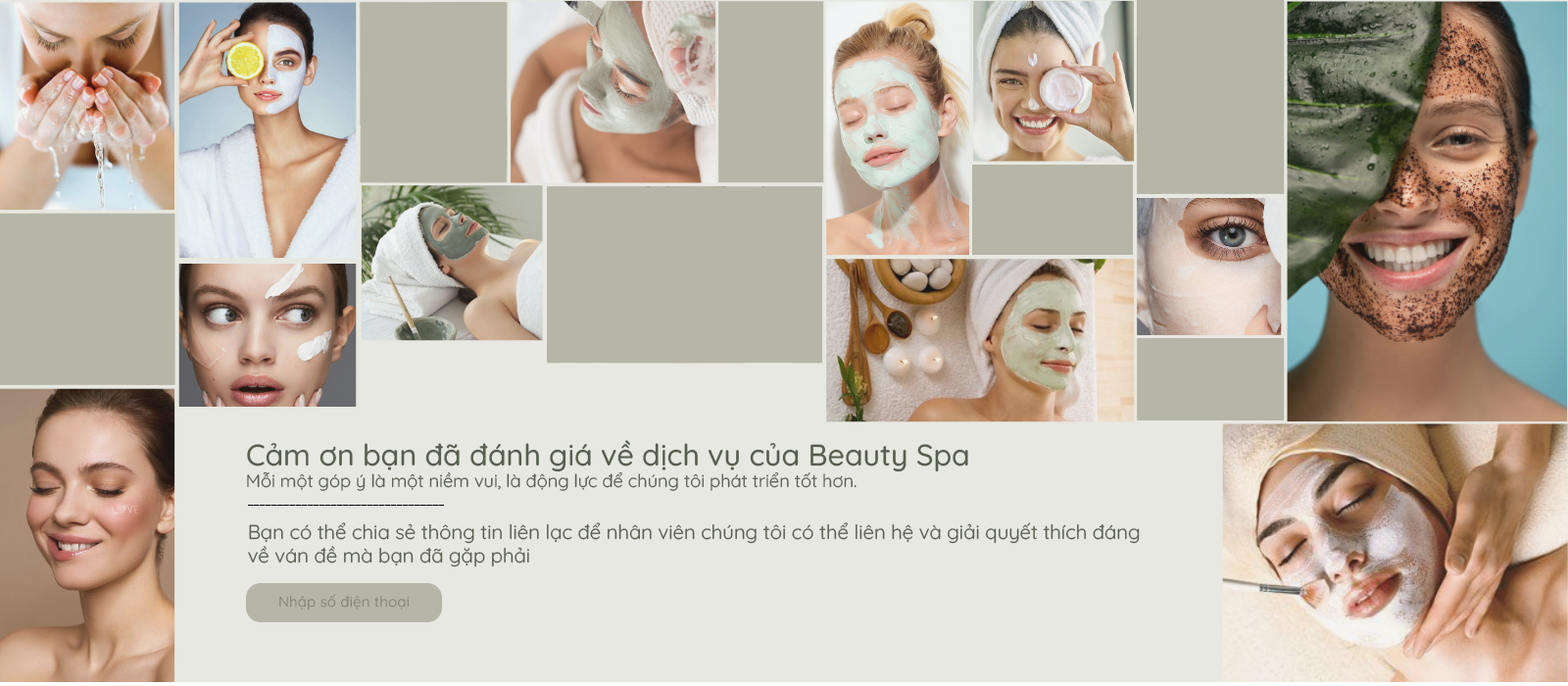
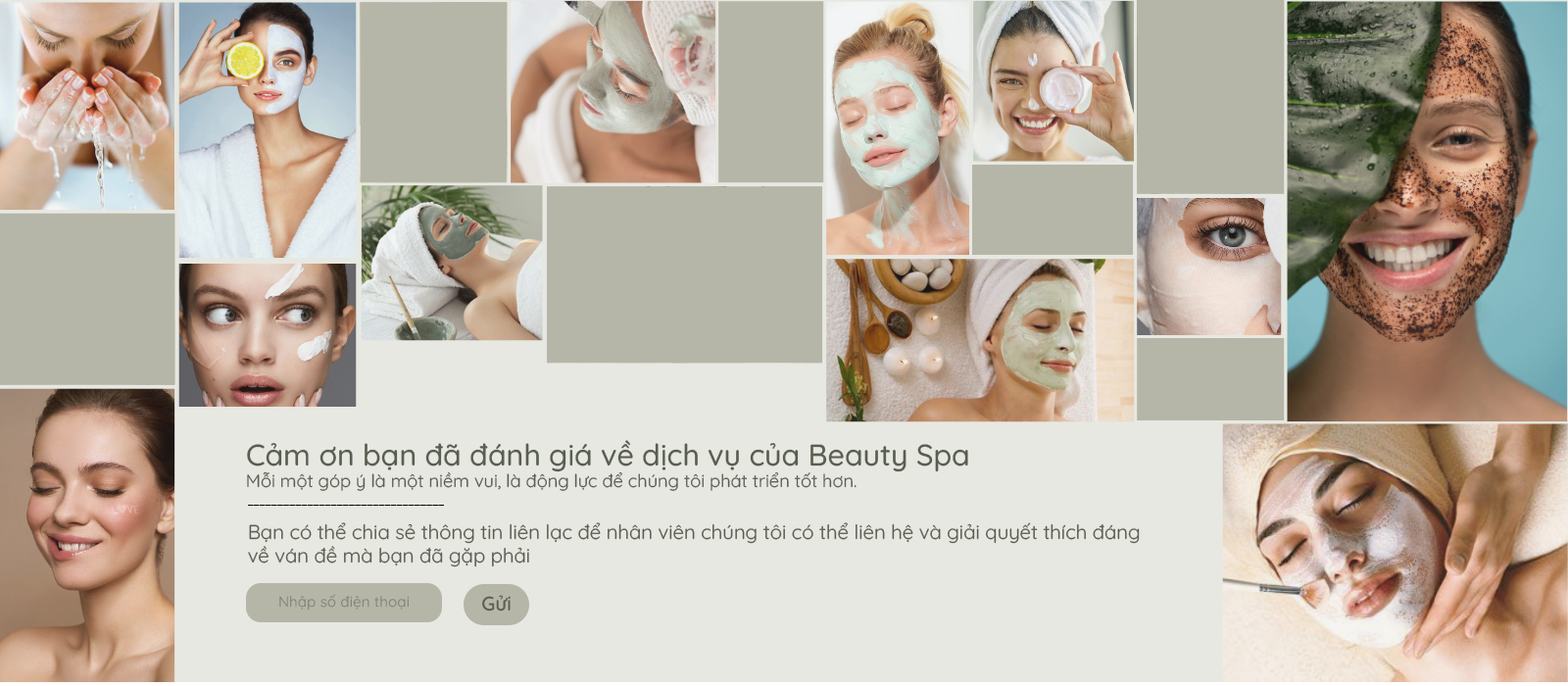
Layer changes from the first 1568x686 image to the second:
added group "Group 1" with 2 layers above "Nhập số điện thoại" over (463, 584, 530, 626)
added layer "Gửi" in group "Group 1" over (482, 594, 511, 612)
added layer "Rounded Rectangle 2" in group "Group 1" over (463, 584, 530, 626)
